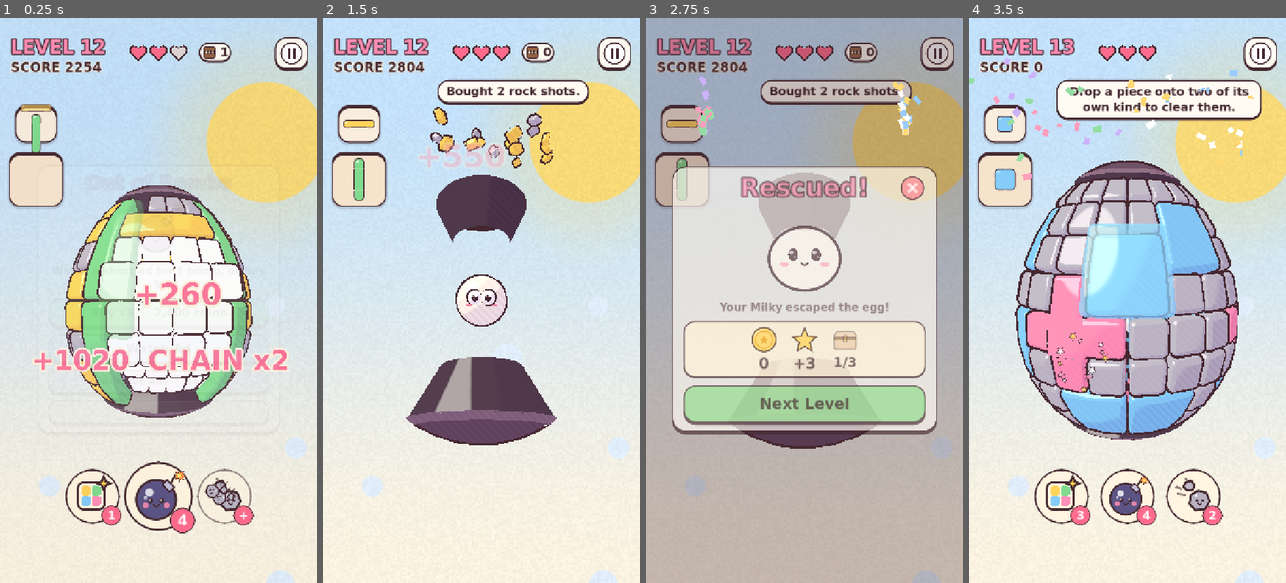
Above: before the commit, frames 1-4 (left to right).
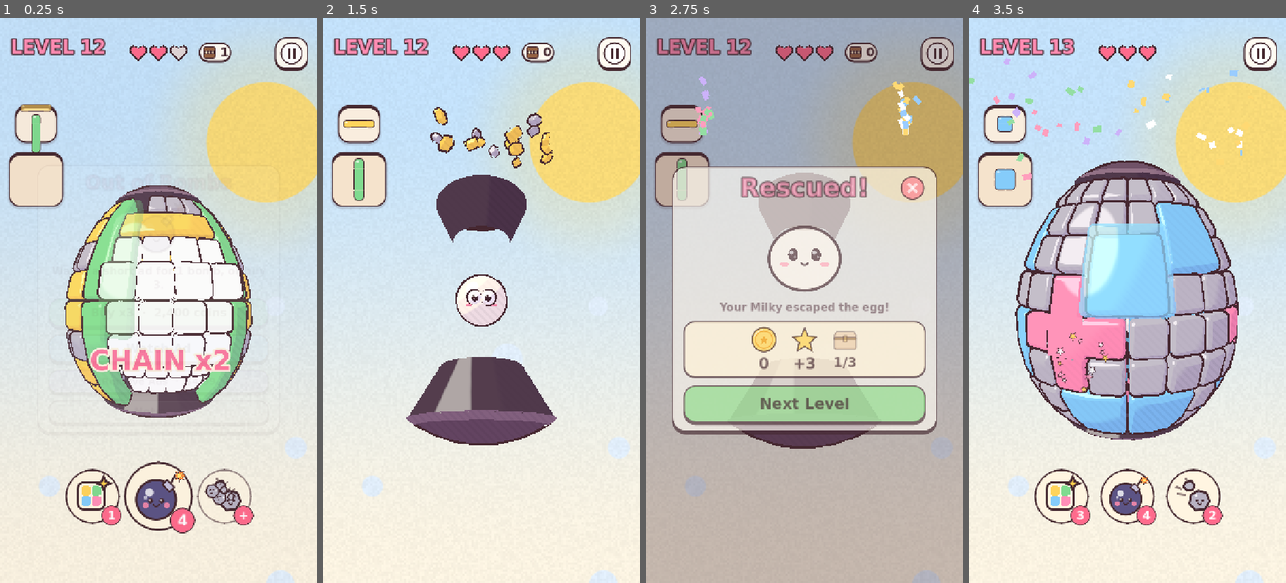
Above: after the commit, the same moments.

Repository: jvea03/tetrisphere-godot
Game: Godot game, scene res://tests/flow_test.tscn
Two runs of this game, one before a commit and one after it. Both use one fixed random seed, a clock stepped at 60 frames per second and the inputs below. This scene is started directly instead of the project's main scene.
Inputs (mouse positions are in pixels of both pictures, inside the frame that each line leads up to):
- Up to frame 1 (0.25 s): no input
- Up to frame 2 (1.5 s): tap Enter at 0.5 s; move the mouse to (551, 272) at 0.52 s; hold D 0.53-1.25 s; tap P at 0.6 s; click (551, 272) at 0.67 s; tap Space at 0.77 s; drag from (418, 328) to (465, 413) at 1.27 s
- Up to frame 3 (2.75 s): move the mouse to (836, 176) at 2.02 s; hold D from 2.03 s (still down); tap F at 2.1 s; click (836, 176) at 2.17 s
- Up to frame 4 (3.5 s): release D at 2.75 s; click "Next Level" at 2.75 s

The runs differ from the first frame. In frame 1, 3.4% of the frame differs, in the area x 3-92%, y 7-63%; in frame 2, 3.0%; in frame 3, 2.4%; in frame 4, 4.9%, in the area x 3-93%, y 7-19%.

Commit message:
Remove the in-game hint toasts and the score
No more pop-up text over the game: the hint and news toast (and the
last_event messages that fed it) is gone, and so is the score -- the HUD
label, the +N popups and the score kept for a parked ball. A chain still
gets its "CHAIN x2" call-out, and a tie-down breaking still chimes.

Co-Authored-By: Claude Opus 5.5 <noreply@anthropic.com>

Diff:
--- a/scripts/game.gd
+++ b/scripts/game.gd
@@ -10,8 +10,6 @@
 const CAM_DIST_MAX := 28.0
 const CAM_LAG := 5.0
 const BOARD_ZOOM := 0.93   # camera distance scale: under 1 draws the egg bigger
-const TOAST_FONT := 26
-const TOAST_MAX_WIDTH := 430.0   # clear of the piece column on the left
 const NEXT_TRAY_H := 86.0        # the next piece's tray: room for any piece at NEXT_PX
 # A bomb is earned by a chain reaction, or by destroying this many pieces at once.
 const BOMB_PIECES := 5
@@ -57,8 +55,7 @@
 var cur_type := 0
 var next_type := 0
 
-var score := 0
-var best_clear := 0         # most pieces cleared by a single drop
+var best_clear := 0        # most pieces cleared by a single drop
 var best_chain := 0
 var bomb_armed := false     # bombs themselves are kept in TSProfile.bomb_count
 var lives := LIVES
@@ -78,7 +75,6 @@
 # Per-block depths once the piece has been slid into the shell; empty while it
 # is simply aimed at the surface.
 var selected := -1          # the piece on the ball picked for sliding (TSBoard.HOLE for none)
-var last_event := ""
 
 var _camera: Camera3D
 var _ghost_root: Node3D
@@ -104,11 +100,6 @@
 var _last_tap_pos := Vector2.ZERO
 
 var _lbl_level: Label
-var _lbl_score: Label
-var _lbl_event: Label       # the toast's text
-var _toast: PanelContainer  # news, fading out (see _show_toast)
-var _toast_text := ""
-var _toast_tween: Tween
 var _btn_bomb: Button       # the bomb booster, bottom centre
 var _bomb_badge: Label      # how many bombs you have, on the button's corner
 var _btn_swap: Button       # the Any Piece booster, left of the bomb
@@ -130,7 +121,6 @@
 var _tie_label: Label
 var _ties_seen := -1            # tie-downs standing at the last HUD refresh (-1: a new ball)
 var _level_ties := 0            # how many this ball started with
-var _tie_hole_hinted := false   # said once: the hole is ready, but tie-downs remain
 var _hud: Control
 var _pause_btn: Button
 var _pause: Dictionary
@@ -270,8 +260,8 @@
 	# --- top ---
 	# Everything up here sits below _top: the phone's safe area, and never
 	# less than CAMERA_MARGIN, so a notch or punch-hole camera never covers
-	# it. The level and score in the top-left corner, the hearts in the
-	# middle, and the pause button (with the settings) top right.
+	# it. The level in the top-left corner, the hearts in the middle, and the
+	# pause button (with the settings) top right.
 	_top = maxf(TSUI.safe_top(), CAMERA_MARGIN)
 	_next_mid_y = _top + NEXT_MID_Y
 	_tray_top = _top + TRAY_TOP
@@ -279,7 +269,6 @@
 	_lbl_level.add_theme_color_override("font_color", TITLE_PINK)
 	_lbl_level.add_theme_color_override("font_outline_color", TSToon.INK)
 	_lbl_level.add_theme_constant_override("outline_size", 12)
-	_lbl_score = _make_label(root, Vector2(24.0, _top + 46.0), 30)
 	# Three hearts 46 px apart, centred on the screen's middle.
 	var hearts_at := _pin(root, Control.PRESET_CENTER_TOP, Vector2(-70.0, _top + 30.0))
 	for i in LIVES:
@@ -311,27 +300,6 @@
 	_pause_btn = TSUI.icon_button("pause", 76, TSUI.CARD)
 	_pause_btn.pressed.connect(_open_pause)
 	pause_at.add_child(_pause_btn)
-
-	# News -- a hint, "Smashed 3 blockers", "No match: lost a life" -- as a
-	# toast: a pill under the hearts that fades out after a few seconds, so the
-	# screen stays clear and each message stands out when it arrives.
-	var toast_row := CenterContainer.new()
-	toast_row.set_anchors_and_offsets_preset(Control.PRESET_TOP_WIDE)
-	toast_row.offset_left = PIECE_COLUMN_X + TRAY_SIZE + 12.0   # beside the piece column, never over it
-	toast_row.offset_right = -12.0
-	toast_row.offset_top = _top + 92.0
-	toast_row.offset_bottom = _top + 92.0
-	toast_row.mouse_filter = Control.MOUSE_FILTER_IGNORE
-	root.add_child(toast_row)
-	_toast = PanelContainer.new()
-	var toast_style := TSUI.sb(TSUI.CARD, 24, 3, 3, 18)
-	_toast.add_theme_stylebox_override("panel", toast_style)
-	_toast.mouse_filter = Control.MOUSE_FILTER_IGNORE
-	_toast.visible = false
-	toast_row.add_child(_toast)
-	_lbl_event = TSUI.label("", TOAST_FONT, TSUI.INK, HORIZONTAL_ALIGNMENT_CENTER)
-	_lbl_event.autowrap_mode = TextServer.AUTOWRAP_WORD_SMART
-	_toast.add_child(_lbl_event)
 
 	# Held and next pieces drawn flat, as in the footage, stacked down the left:
 	# the next piece on top, and the piece you hold below it, sitting in its
@@ -567,7 +535,6 @@
 	_creature.position = Vector3.ZERO
 	_creature.scale = Vector3.ONE * _creature_scale()
 	cursor = Vector2i(0, TSBoard.ROWS / 2)
-	score = 0
 	best_clear = 0
 	best_chain = 0
 	bomb_armed = false
@@ -579,7 +546,6 @@
 	is_first_attempt = true
 	lose_ad_used = false
 	selected = TSBoard.HOLE
-	last_event = "Drop a piece onto two of its own kind to clear them."
 	cur_type = _fair(_deal())
 	next_type = _deal()
 	_clamp_cursor()
@@ -606,7 +572,6 @@
 	next_type = int(s["next_type"])
 	cursor = s["cursor"]
 	lives = int(s["lives"])
-	score = int(s["score"])
 	is_first_attempt = bool(s["first_attempt"])
 	lose_ad_used = bool(s["lose_ad_used"])
 	state = State.PLAYING
@@ -617,7 +582,6 @@
 	_rocks_flying = false
 	_rocks_shot += 1
 	_stop_deal_animation()
-	last_event = "Welcome back!"
 	_lbl_level.text = "DAILY EGG" if is_daily else "LEVEL %d" % current_level
 	_ties_seen = -1
 	_apply_sky()
@@ -635,7 +599,7 @@
 	TSSession.state = {
 		"board": board, "daily": is_daily, "level": current_level, "difficulty": difficulty,
 		"cur_type": cur_type, "next_type": next_type, "cursor": cursor, "lives": lives,
-		"score": score, "first_attempt": is_first_attempt, "lose_ad_used": lose_ad_used,
+		"first_attempt": is_first_attempt, "lose_ad_used": lose_ad_used,
 	}
 
 
@@ -673,23 +637,7 @@
 # piece of the same type as the one you are about to drop can be picked.
 func _select_at(cell: Vector2i) -> void:
 	var id := board.top_piece(cell.x, cell.y)
-	if board.can_slide(id, cur_type):
-		selected = id
-		last_event = "Got it. Drag to slide it; let go to put it down."
-		return
-	selected = TSBoard.HOLE
-	var holding: String = TSBoard.SHAPES[cur_type]["name"]
-	if cur_type == TSBoard.WILD:
-		last_event = "The Any Piece doesn't slide pieces -- drop it by a pair to match."
-		return
-	if id == TSBoard.HOLE:
-		last_event = "Nothing there. Hold a piece like yours (%s) to slide it." % holding
-	elif int(board.plate_kind[id]) == TSBoard.BLOCKER:
-		last_event = "Grey blockers can't be slid. Slide a piece into them to smash them."
-	elif int(board.plate_kind[id]) == TSBoard.TIE:
-		last_event = "Tie-downs can't be slid or smashed. Break pieces next to one to knock off a layer."
-	else:
-		last_event = "You can only slide pieces like the one you hold (%s)." % holding
+	selected = id if board.can_slide(id, cur_type) else TSBoard.HOLE
 
 
 func _has_selection() -> bool:
@@ -702,24 +650,12 @@
 # drops. Sliding is not a drop, so it never costs a life.
 func _slide(dir: Vector2i) -> void:
 	if not _has_selection():
-		last_event = "Hold a piece like yours (%s), then drag to slide it." % TSBoard.SHAPES[cur_type]["name"]
-		_refresh_hud()
 		return
 	var res := board.slide(selected, dir)
 	if not bool(res["moved"]):
-		last_event = "Blocked. Only plain grey blockers can be pushed through -- armour and tie-downs need a hit first."
-		_refresh_hud()
-		return
-
-	var smashed := int(res["smashed"])
-	if smashed > 0:
-		var points := smashed * 10
-		score += points
-		last_event = "Smashed %d blocker%s." % [smashed, "" if smashed == 1 else "s"]
+		return
+	if int(res["smashed"]) > 0:
 		view.spawn_clear_fx(res["fx"])
-		view.spawn_popup("+%d" % points, res["fx"])
-	else:
-		last_event = "Slid."
 	view.rebuild()
 	if _tutorial.on_step("slide"):
 		_tutorial.gate_passed()
@@ -737,7 +673,6 @@
 		_open_ad("bomb")
 	else:
 		bomb_armed = not bomb_armed
-		last_event = "Bomb armed: your next drop blasts." if bomb_armed else "Bomb stowed."
 		if bomb_armed and _tutorial.on_step("arm_bomb"):
 			_tutorial.gate_passed()
 	_refresh_piece()
@@ -758,13 +693,9 @@
 		_open_ad("swap")
 		return
 	if cur_type == TSBoard.WILD:
-		last_event = "You're already holding an Any Piece -- drop it by a pair."
-		_refresh_hud()
 		return
 	var pick := board.best_piece([TSBoard.WILD])
 	if int(pick["kind"]) == TSBoard.HOLE:
-		last_event = "Nothing to match right now -- your Any Piece is saved."
-		_refresh_hud()
 		return
 	TSProfile.add_boosters("swap", -1)
 	TSProfile.record_quest_event("booster")
@@ -775,7 +706,6 @@
 	_gesture = Gesture.NONE
 	_clamp_cursor()
 	_face(_piece_centre())
-	last_event = "Any Piece! It turns into whatever it touches -- aimed at a %d-piece match." % int(pick["pieces"])
 	_animate_swap_in()
 	TSSfx.play("upgrade")
 	TSHaptics.light()
@@ -795,8 +725,6 @@
 		return
 	var targets := board.rock_targets(ROCKS_PER_SHOT, cursor)
 	if targets.is_empty():
-		last_event = "Nothing for the rocks to hit."
-		_refresh_hud()
 		return
 	TSProfile.add_boosters("rocks", -1)
 	TSProfile.record_quest_event("booster")
@@ -804,7 +732,6 @@
 	_rocks_flying = true
 	_rocks_shot += 1
 	var shot := _rocks_shot
-	last_event = ""
 	# Each rock flies from the button to a block of its group showing on top.
 	var from := _btn_rocks.get_global_rect().get_center()
 	var flights: Array = []
@@ -851,13 +778,11 @@
 	if int(res["pieces"]) > 0:
 		TSProfile.record_quest_event("clear", int(res["pieces"]))
 	var chain := int(res["chain"])
-	var points := int(res["removed"]) * 10 * maxi(1, chain)
-	score += points
 	best_clear = maxi(best_clear, int(res["pieces"]))
 	best_chain = maxi(best_chain, chain)
 	view.spawn_clear_fx(res["fx"])
-	if points > 0:
-		view.spawn_popup("+%d" % points if chain < 2 else "+%d  CHAIN x%d" % [points, chain], res["fx"])
+	if chain >= 2:
+		view.spawn_popup("CHAIN x%d" % chain, res["fx"])
 	TSProfile.save()
 	# The ball changed under the held piece: the fair deal still holds.
 	cur_type = _fair(cur_type)
@@ -887,7 +812,6 @@
 		bomb_armed = false
 		TSProfile.record_quest_event("booster")
 		res = board.detonate(landing, 2)
-		last_event = ""
 		TSSfx.play("bomb")
 		TSHaptics.heavy()
 		if _tutorial.on_step("blast"):
@@ -896,30 +820,26 @@
 		res = board.place_and_resolve(offsets, landing, cur_type, _current_depth())
 		if int(res["chain"]) == 0:
 			lives -= 1
-			last_event = "No match: lost a life."
 			TSSfx.play("miss")
 			TSHaptics.medium()
 			if lives <= 0:
 				lose_reason = "OUT OF LIVES"
 		else:
-			# The clear speaks for itself: blocks fly off and the points
-			# (and any chain) float up from the ball.
-			last_event = ""
+			# The clear speaks for itself: blocks fly off the ball, and a
+			# chain is called out as it floats up.
 			TSSfx.play("chain" if int(res["chain"]) >= 2 else "match")
 			TSHaptics.light()
 	if int(res["pieces"]) > 0:
 		TSProfile.record_quest_event("clear", int(res["pieces"]))
 
-	# Each link of a chain reaction multiplies the score.
+	# A chain reaction gets its call-out.
 	var pieces := int(res["pieces"])
 	var chain := int(res["chain"])
-	var points := int(res["removed"]) * 10 * maxi(1, chain)
-	score += points
 	best_clear = maxi(best_clear, pieces)
 	best_chain = maxi(best_chain, chain)
 	view.spawn_clear_fx(res["fx"])
-	if points > 0:
-		view.spawn_popup("+%d" % points if chain < 2 else "+%d  CHAIN x%d" % [points, chain], res["fx"])
+	if chain >= 2:
+		view.spawn_popup("CHAIN x%d" % chain, res["fx"])
 	# Bombs are earned only once they have arrived (and been taught), at
 	# TSProfile.BOMB_UNLOCK_LEVEL.
 	if not bomb_was_armed and TSProfile.bombs_unlocked and (chain >= 2 or pieces >= BOMB_PIECES):
@@ -1163,10 +1083,6 @@
 
 func _refresh_hud() -> void:
 	_note_ties()
-	_lbl_score.text = "SCORE %d" % score
-	var news := last_event.strip_edges()
-	if news != _toast_text:
-		_show_toast(news)
 	_refresh_bomb_button()
 	for i in _hearts.size():
 		_hearts[i].color = HEART_ALIVE if i < lives else HEART_LOST
@@ -1499,9 +1415,6 @@
 	for other in level["pieces"]:
 		var alt := int(other)
 		if alt != kind and board.has_combo_spot(alt):
-			last_event += "   No spot for %s, dealt %s instead." % [
-				TSBoard.SHAPES[kind]["name"], TSBoard.SHAPES[alt]["name"]
-			]
 			return alt
 	return kind
 
@@ -1962,7 +1875,6 @@
 	TSProfile.save()
 	TSSfx.play("upgrade")
 	_close_ad()
-	last_event = "Bought %d %s." % [TSProfile.booster_buy_count(_ad_reward), TSProfile.BOOSTER_NAMES[_ad_reward][2]]
 	_refresh_hud()
 
 
@@ -2204,51 +2116,14 @@
 	_tutorial.start([{"rect": btn.get_global_rect(), "text": text}])
 
 
-## Shows a piece of news in the toast and fades it out after a moment --
-## longer for longer messages. Empty news hides it.
-func _show_toast(text: String) -> void:
-	_toast_text = text
-	if _toast_tween != null:
-		_toast_tween.kill()
-	if text == "":
-		_toast.visible = false
-		return
-	var width := TSToon.hand_font().get_string_size(text, HORIZONTAL_ALIGNMENT_LEFT, -1, TOAST_FONT).x
-	_lbl_event.custom_minimum_size.x = minf(width + 4.0, TOAST_MAX_WIDTH)
-	_lbl_event.text = text
-	_toast.visible = true
-	_toast.modulate.a = 1.0
-	_toast.reset_size()
-	_toast_tween = _toast.create_tween()
-	_toast_tween.tween_interval(2.2 + text.length() * 0.035)
-	_toast_tween.tween_property(_toast, "modulate:a", 0.0, 0.45)
-	_toast_tween.tween_callback(func() -> void:
-		_toast.visible = false
-		# Read: clear it, so the same news again (a second miss) shows again.
-		if last_event.strip_edges() == _toast_text:
-			last_event = ""
-		_toast_text = "")
-
-
-## Tie-downs (TSBoard.TIE): keeps the counter by the hearts up to date and
-## says what happened -- one broken, the last one gone, or the hole dug while
-## some still hold the critter in (once a ball). A new ball (_ties_seen -1)
-## just takes its count.
+## Tie-downs (TSBoard.TIE): keeps the counter by the hearts up to date, with
+## a chime as each one breaks. A new ball (_ties_seen -1) just takes its count.
 func _note_ties() -> void:
 	var left := board.ties_left()
 	if _ties_seen < 0:
 		_level_ties = left
-		_tie_hole_hinted = false
 	elif left < _ties_seen:
-		if left > 0:
-			last_event = "Tie-down broken! %d left." % left
-		elif not board.has_escape_hole(_escape_size()):
-			last_event = "Every tie-down is broken -- now dig the critter out!"
-		# (the last one down with the hole already dug is the escape itself)
 		TSSfx.play("upgrade")
-	elif left > 0 and not _tie_hole_hinted and board.has_escape_hole(_escape_size()):
-		_tie_hole_hinted = true
-		last_event = "The hole's ready -- break the last tie-down%s to free the critter!" % ("" if left == 1 else "s")
 	_ties_seen = left
 	_tie_pill.visible = _level_ties > 0
 	_tie_label.text = str(left)
@@ -2262,7 +2137,3 @@
 	TSToon.apply_sky(_sky_mat, sky)
 	_key_light.light_color = sky["light"]
 	_env.ambient_light_color = sky["ambient"]
-	# Ink on a dark night sky is hard to read: the score turns cream, inked round.
-	var night := float(sky["stars"]) > 0.5
-	_lbl_score.add_theme_color_override("font_color", TSToon.PAPER if night else TSToon.INK)
-	_lbl_score.add_theme_color_override("font_outline_color", TSToon.INK if night else TSToon.PAPER)
--- a/tests/flow_test.gd
+++ b/tests/flow_test.gd
@@ -38,13 +38,12 @@
 	_drop()
 	var drops_board := board
 	lives = 2
-	score = 1234
 	_park()
 	_check("parking the ball keeps it for CONTINUE", TSSession.has_saved_game)
 	var other: Node = load("res://main.tscn").instantiate()
 	get_root_ref().add_child(other)
 	await get_tree().process_frame
-	_check("a new game screen picks the ball back up", other.board == drops_board and other.lives == 2 and other.score == 1234 and other.current_level == 12)
+	_check("a new game screen picks the ball back up", other.board == drops_board and other.lives == 2 and other.current_level == 12)
 	_check("and the parked ball is used up", not TSSession.has_saved_game)
 	other.queue_free()
 
Not shown, changed: README.md
